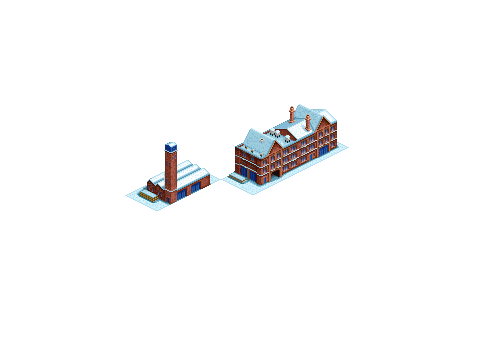
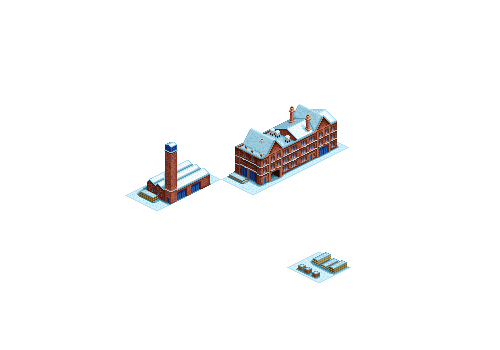
Revision of a layered 500px x 350px image; what changed, layer by layer:
added group "greeble tile" with 3 layers above "main building" over box(287, 252, 351, 283)
added layer "snow" (1st of 3, in "greeble tile") in group "greeble tile" over box(287, 252, 351, 283)
added layer "lumber" (1st of 3, in "greeble tile") in group "greeble tile" over box(298, 252, 348, 278)
